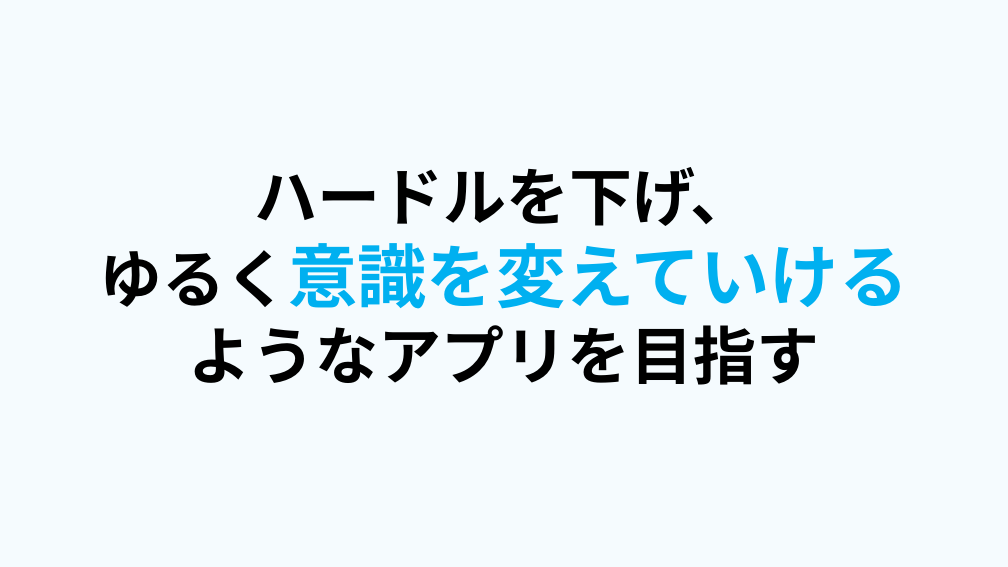
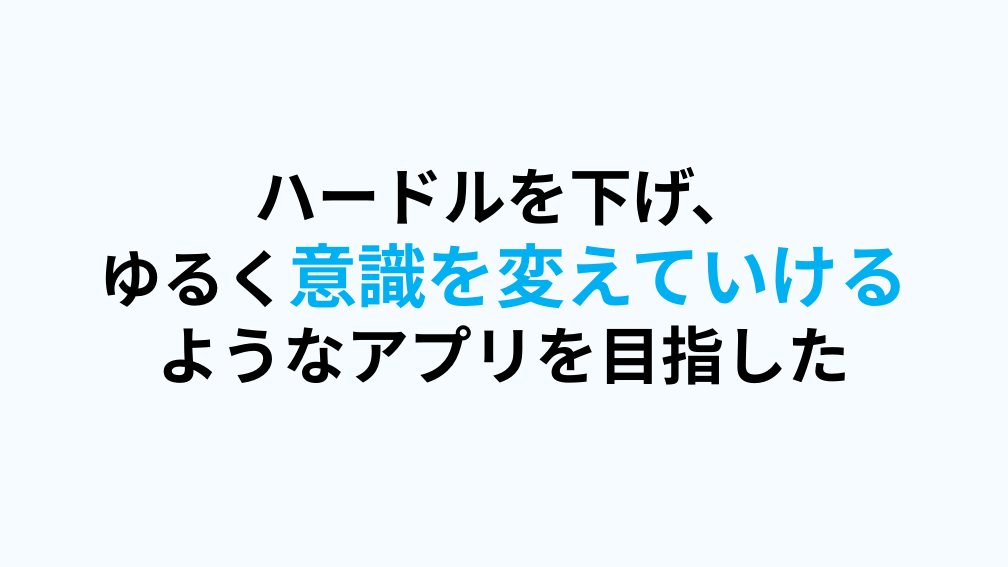
Before and after one commit to dojo2023/E-4, a slide deck: slide 6 of 共有用フォルダー/成果発表.pptx. Drawn at 1008x567 pixels with LibreOffice and Linux fonts; fonts in the diff are those of the drawing. Boxes give left, top, right and bottom in pixels: in the first picture for what was removed or moved away, otherwise in the second. Text is boxed around its words. In the diff, an @@ line names an element or a change of style, - is before the commit and + after.

```diff
--- a/共有用フォルダー/成果発表.pptx
+++ b/共有用フォルダー/成果発表.pptx
@@ text at bbox=[158, 325, 851, 385]: text changed @@
-ようなアプリを目指す
+ようなアプリを目指した
```
Also in this commit, not shown: 4 other slides changed, 2 slides added.
